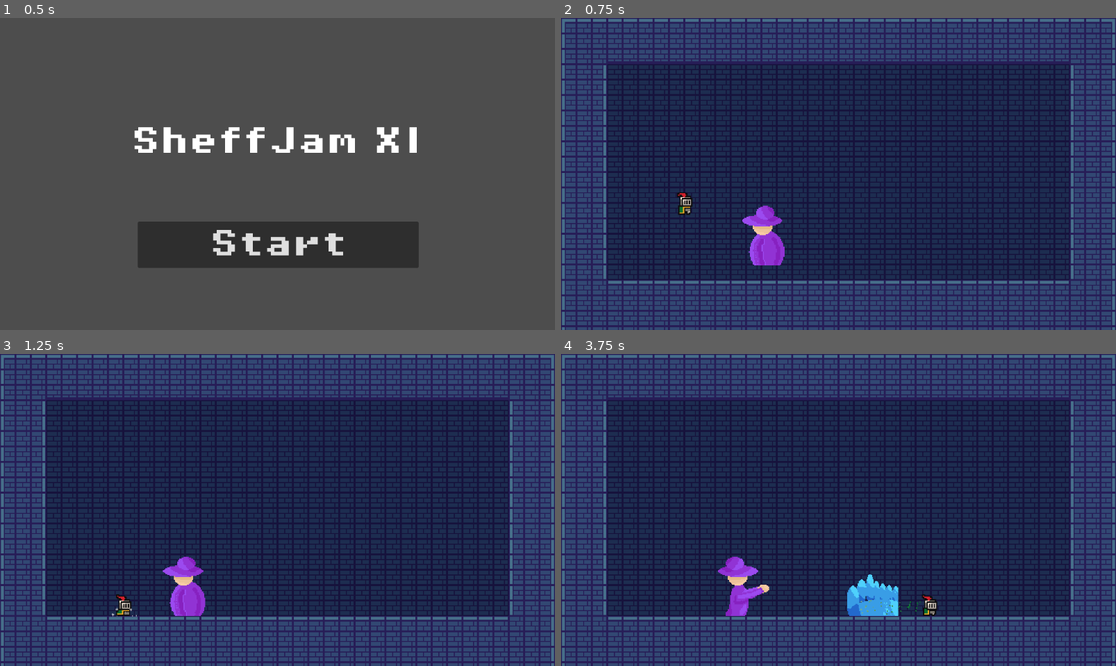
Above: before the commit, frames 1-4 (two rows, left to right).
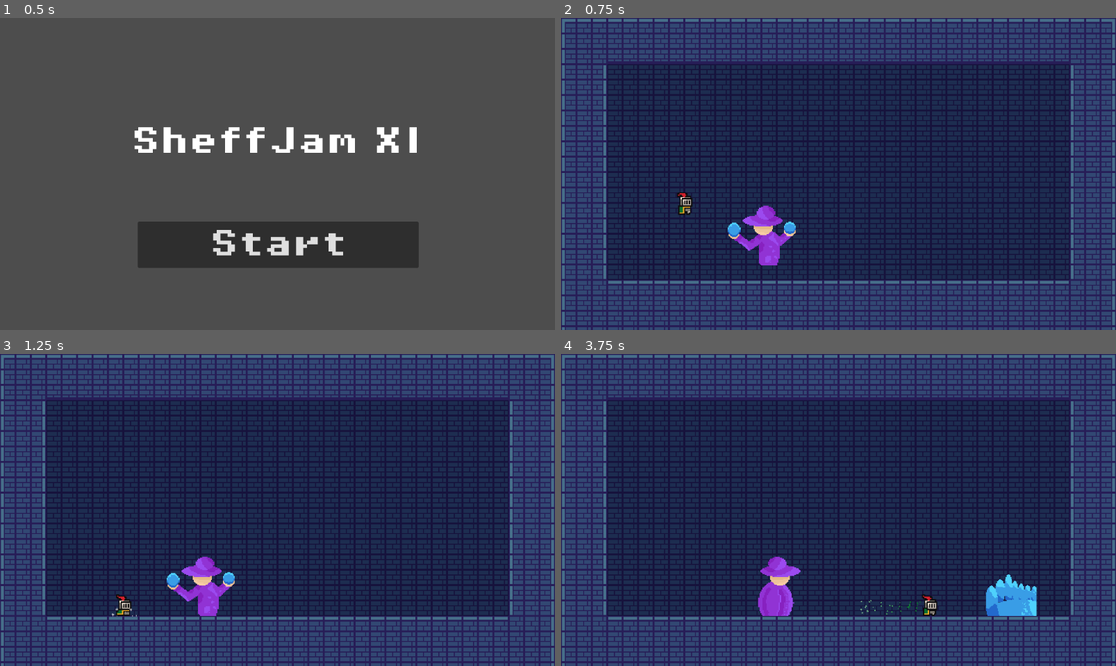
Above: after the commit, the same moments.

Repository: PjotrNik/shefjam
Game: Godot game, scene res://scenes/start_page.tscn
Two runs of this game, one before a commit and one after it. Both use one fixed random seed, a clock stepped at 60 frames per second and the inputs below.
Inputs:
- Up to frame 1 (0.5 s): no input
- Up to frame 2 (0.75 s): click "Start" at 0.5 s
- Up to frame 3 (1.25 s): no input
- Up to frame 4 (3.75 s): hold D (move_right) 1.28-2.78 s; tap Space (dash) at 1.35, 3.6 s; tap W (jump) at 1.52, 2.27 s; tap S (melee_attack) at 2.1 s; hold A (move_left) 2.78-3.53 s; tap Shift (ranged_attack) at 2.85 s; hold D (move_right) from 3.53 s (still down)

Frame 1 is identical in both runs. In frame 2, 0.6% of the frame differs, in the area x 30-43%, y 60-80%; in frame 3, 1.5%; in frame 4, 3.6%, in the area x 28-86%, y 64-84%.

Commit message:
boss detects player from further away

Diff:
--- a/scripts/Boss_Walk.gd
+++ b/scripts/Boss_Walk.gd
@@ -30,7 +30,7 @@
 	var player_distance = player_x - $"../..".position.x
 
 	#Do attack, chance of slash or wave
-	if (abs(player_distance) < 80):
+	if (abs(player_distance) < 160):
 		var chance = rng.randi_range(0,100)
 		if chance > 40:
 			Transitioned.emit(self, "Boss_Slash")
